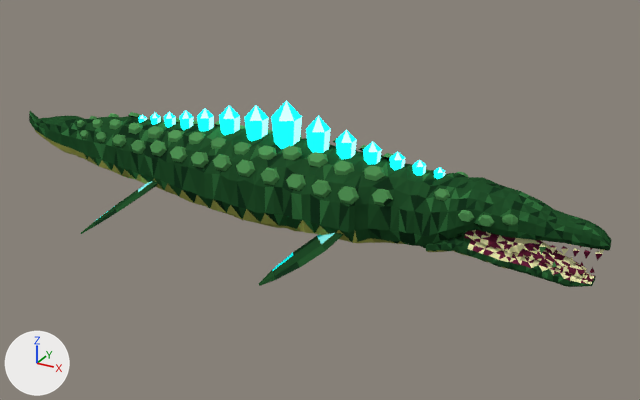
Renders of the Blender file MEGA BITE/Art/Mosasaurus_T6/export/Mosasaurus_T6_preview.blend from each side of a commit.
Rendered twice from a camera (50 mm lens) standing at (1.04, -6.75, 3.26) and looking at (-2.75, 0.14, -0.18). The lights are fixed; the arrows at lower left show +X, +Y and +Z. The first picture is the older version.

The first picture shows 'Mosasaurus_T6', 'Mosasaurus_T6_Crystals'.
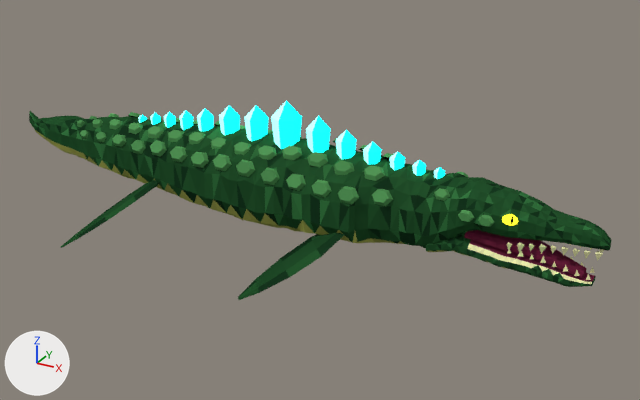
What differs and where, as boxes [x1, y1, x2, y2] in the pictures (640 x 400 px; the box of a moved part takes in the faces that stretch with it):
'Mosasaurus_T6', reshaped (7% taller)
    before: [29, 111, 612, 287]
    after: [29, 111, 612, 300]
'Mosasaurus_T6_Eyes', added
    after: [502, 214, 518, 226]
part 1 of me_mosasaurus_t6_crystals, surface changed
    both: [138, 101, 445, 179]
part 2 of me_mosasaurus_t6, moved or reshaped
    before: [81, 181, 158, 234]
    after: [61, 181, 159, 248]
part 3 of me_mosasaurus_t6, moved or reshaped
    before: [259, 233, 343, 286]
    after: [238, 233, 345, 300]
part 4 of me_mosasaurus_t6, deleted
    before: [502, 214, 518, 226]
part 5 of me_mosasaurus_t6, surface changed
    both: [77, 113, 603, 284]

Diff of the bpy script that builds the scene:
```diff
--- a/MEGA BITE/Art/Mosasaurus_T6/export/Mosasaurus_T6_preview.blend.py
+++ b/MEGA BITE/Art/Mosasaurus_T6/export/Mosasaurus_T6_preview.blend.py
@@ mat_mosasaurus_t6_eyeglow @@
+mat_mosasaurus_t6_eyeglow = bpy.data.materials.new('Mosasaurus_T6_EyeGlow')
+# uses the picture img_mosasaurus_t6_tex
@@ me_mosasaurus_t6_crystals @@
 me_mosasaurus_t6_crystals.from_pydata(...)  # 196 vertices, 252 faces; spans x -4.79..-1.45, y -0.14..0.14, z 0.27..0.82
 # used by ob_mosasaurus_t6_crystals; location = (0.0, 0.0, 0.0)
+# me_mosasaurus_t6_crystals part 1: texture (UV) coordinates of 252 of 252 faces, centred in x -4.79..-1.45, y -0.1..0.1, z 0.27..0.71, changed; they spanned u 0.55..0.77, v 0.95..0.95 and now span u 0.51..0.73, v 0.95..0.95
 me_mosasaurus_t6_crystals.materials.append(mat_mosasaurus_t6_crystalglow)
@@ me_mosasaurus_t6 @@
 # used by ob_mosasaurus_t6; location = (0.0, 0.0, 0.0)
-me_mosasaurus_t6.from_pydata(...)  # 2838 vertices, 4336 faces; spans x -6.4..0.0, y -0.9..0.9, z -0.64..0.47
+me_mosasaurus_t6.from_pydata(...)  # 2794 vertices, 4276 faces; spans x -6.4..0.0, y -1.06..1.06, z -0.76..0.47
+# me_mosasaurus_t6 part 2: the loose piece of 30 vertices spanning x -4.95..-4.34, y -0.9..-0.16, z -0.63..-0.12 is scaled about its middle by 1.25, then moved by (-0.06, -0.07, -0.05)
+# me_mosasaurus_t6 part 3: the loose piece of 30 vertices spanning x -2.83..-2.19, y -0.9..-0.27, z -0.64..-0.15 is scaled about its middle by 1.25, then moved by (-0.06, -0.06, -0.05)
+# me_mosasaurus_t6 part 4: the loose piece of 22 vertices spanning x -0.84..-0.7, y -0.24..-0.16, z 0.14..0.24 is deleted
+# me_mosasaurus_t6 part 5: 1187 kept faces spanning x -5.58..-0.04, y -0.48..0.48, z -0.29..0.47 get new texture (UV) coordinates
+# other edits to the shape of me_mosasaurus_t6 do not show in these pictures
 me_mosasaurus_t6.materials.append(mat_mosasaurus_t6_mat)
@@ me_mosasaurus_t6_eyes @@
+me_mosasaurus_t6_eyes.from_pydata(...)  # 44 vertices, 60 faces; spans x -0.84..-0.704, y -0.243..0.243, z 0.139..0.235
+me_mosasaurus_t6_eyes.materials.append(mat_mosasaurus_t6_eyeglow)
@@ ob_mosasaurus_t6_eyes @@
+ob_mosasaurus_t6_eyes = bpy.data.objects.new('Mosasaurus_T6_Eyes', me_mosasaurus_t6_eyes)
+ob_mosasaurus_t6_eyes.location = (0.0, 0.0, 0.0)
```
